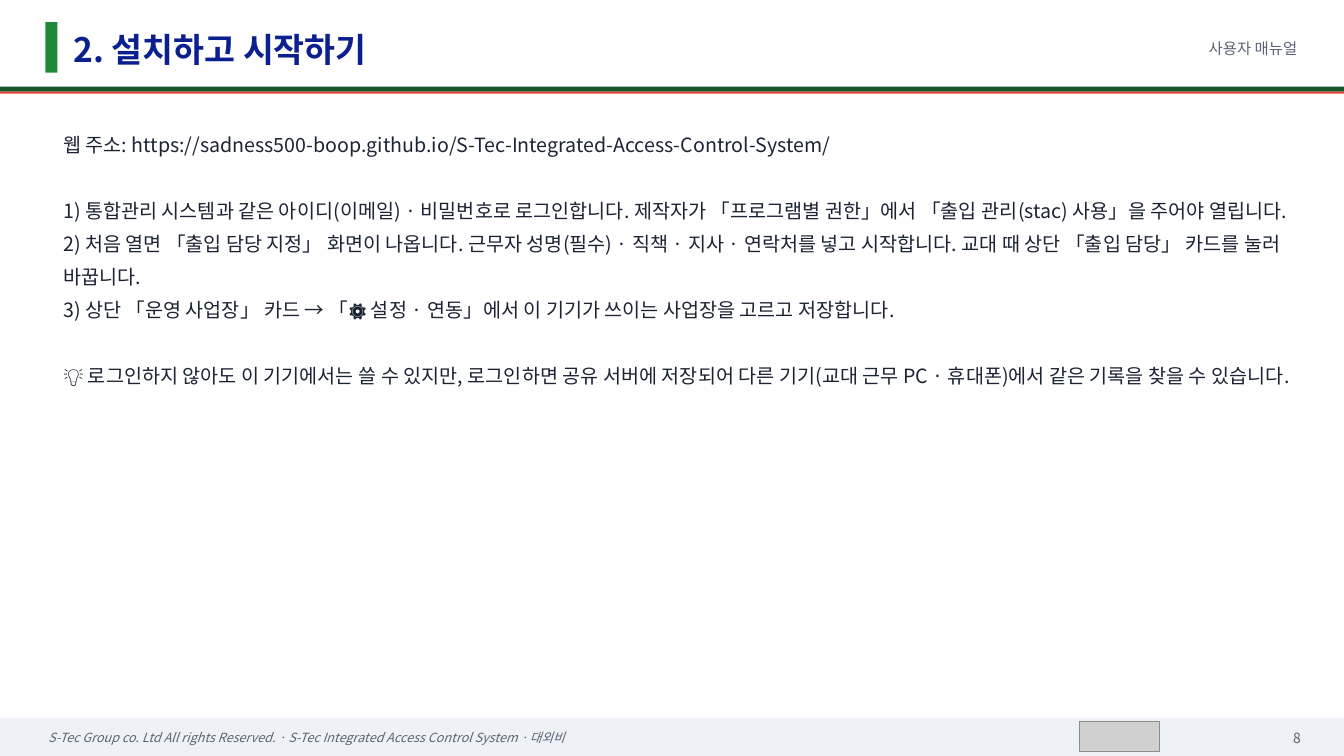
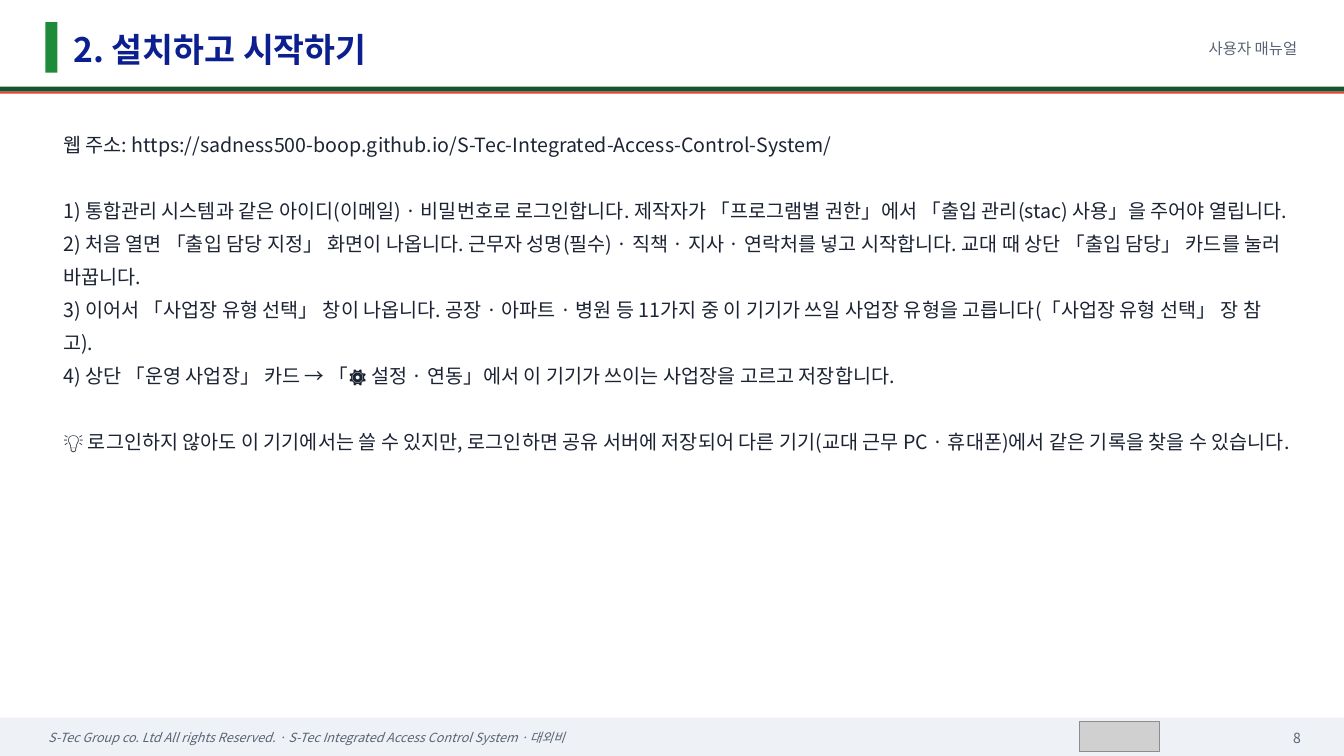
Before and after one commit to sadness500-boop/S-Tec-Integrated-Access-Control-System, a slide deck: slide 8 of docs/매뉴얼/에스텍_통합출입관리시스템_사용자매뉴얼.pptx. Drawn at 1344x756 pixels with LibreOffice and Linux fonts; fonts in the diff are those of the drawing; grey boxes stand for pictures. Boxes give left, top, right and bottom in pixels: in the first picture for what was removed or moved away, otherwise in the second. Text is boxed around its words. In the diff, an @@ line names an element or a change of style, - is before the commit and + after.

```diff
--- a/docs/매뉴얼/에스텍_통합출입관리시스템_사용자매뉴얼.pptx
+++ b/docs/매뉴얼/에스텍_통합출입관리시스템_사용자매뉴얼.pptx
@@ text at [63,300,1261,387]: text changed @@
-3) 상단 「운영 사업장」 카드 → 「⚙ 설정 · 연동」에서 이 기기가 쓰이는 사업장을 고르고 저장합니다.
+3) 이어서 「사업장 유형 선택」 창이 나옵니다. 공장 · 아파트 · 병원 등 11가지 중 이 기기가 쓰일 사업장 유형을 고릅니다(「사업장 유형 선택」 장 참고).
+4) 상단 「운영 사업장」 카드 → 「⚙ 설정 · 연동」에서 이 기기가 쓰이는 사업장을 고르고 저장합니다.
```
Also in this commit, not shown: 36 other slides changed, 7 slides added, 28 other files.
